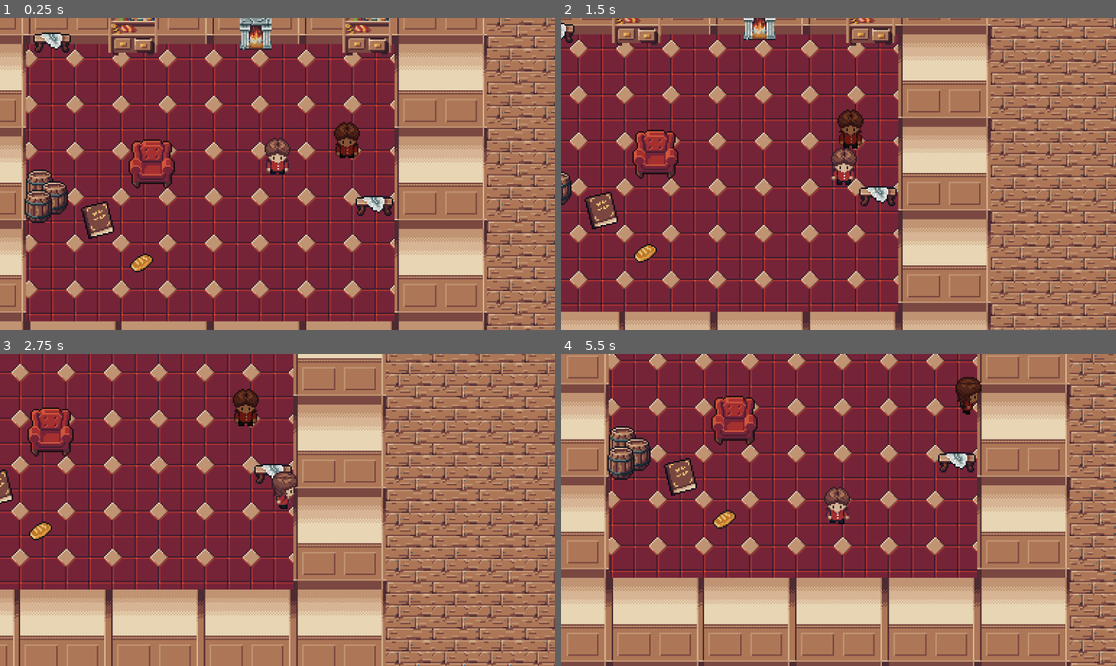
Above: before the commit, frames 1-4 (two rows, left to right).
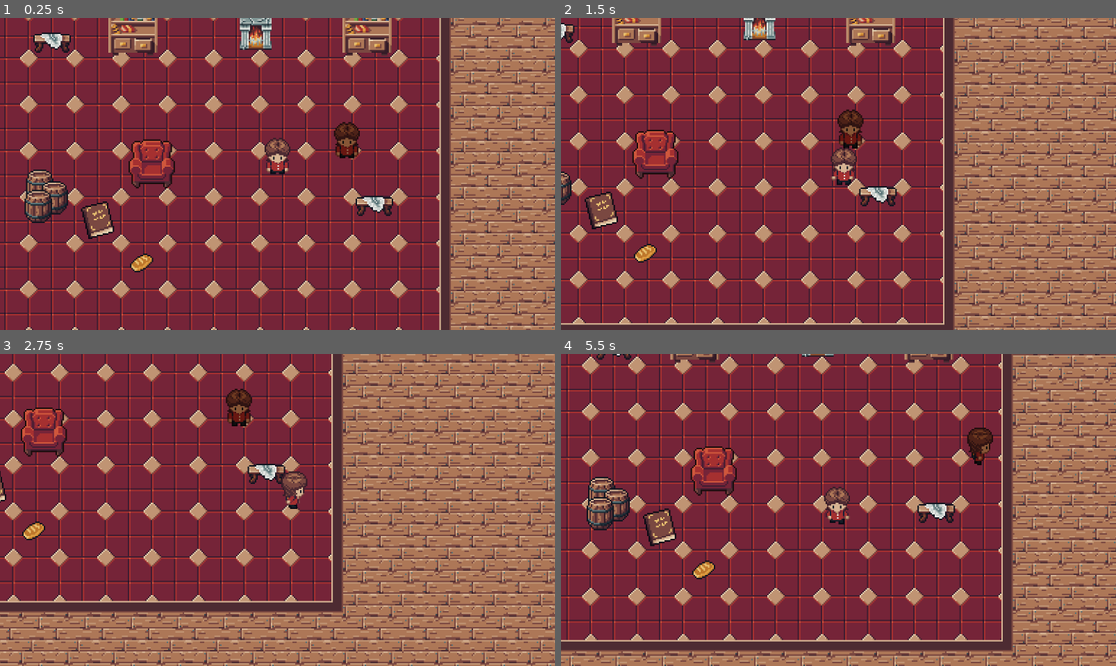
Above: after the commit, the same moments.

Repository: peterakerblom/hoblib
Game: Godot game, scene res://scenes/level.tscn
The game is run twice, just before and just after one commit, with the same random seed, the same clock (stepped at 60 frames per second) and the same inputs.
Inputs:
- Up to frame 1 (0.25 s): no input
- Up to frame 2 (1.5 s): hold Right (right) 0.53-1.28 s; tap E (interact) at 0.6, 1.35 s; hold Down (down) from 1.28 s (still down)
- Up to frame 3 (2.75 s): release Down (down) at 2.03 s; hold Right (right) from 2.03 s (still down); tap E (interact) at 2.1 s
- Up to frame 4 (5.5 s): release Right (right) at 2.78 s; hold Up (up) 2.78-3.53 s; tap E (interact) every 0.75 s from 2.85 to 5.1 s; hold Left (left) 3.53-5.03 s; hold Down (down) from 5.03 s (still down)

The runs differ from the first frame. In frame 1, 24% of the frame differs, in the area x 0-88%, y 0-100%; in frame 2, 20%; in frame 3, 48%; in frame 4, 68%, in the area x 0-100%, y 0-100%.

Commit message:
walls and level

Diff:
--- a/scenes/level.tscn
+++ b/scenes/level.tscn
@@ -13,6 +13,12 @@
 [ext_resource type="PackedScene" uid="uid://crph7v8bvy8qr" path="res://scenes/static_objects/barrel.tscn" id="8_nbml1"]
 [ext_resource type="PackedScene" uid="uid://cbw3o53ayiuvn" path="res://scenes/static_objects/wall_up.tscn" id="8_t1y8k"]
 [ext_resource type="PackedScene" uid="uid://b1rhomfnv0yvu" path="res://scenes/interactables/bread_pickup.tscn" id="9_rpg2d"]
+[ext_resource type="PackedScene" uid="uid://b1vefajqhv0k0" path="res://scenes/static_objects/wall_side.tscn" id="14_gunhw"]
+[ext_resource type="PackedScene" uid="uid://b58ddmlh3dita" path="res://scenes/static_objects/wall_down.tscn" id="15_8gofh"]
+[ext_resource type="PackedScene" uid="uid://sknb057v1358" path="res://scenes/static_objects/wall_right_down.tscn" id="16_h6wmr"]
+[ext_resource type="PackedScene" uid="uid://bpmoaaqyfdjfv" path="res://scenes/static_objects/wall_left_up.tscn" id="17_pqd0y"]
+[ext_resource type="PackedScene" uid="uid://cvycriytsbhsp" path="res://scenes/static_objects/wall_left_down.tscn" id="18_5k0ak"]
+[ext_resource type="PackedScene" uid="uid://cqg0co7824yxv" path="res://scenes/static_objects/wall_right_up.tscn" id="19_wu01b"]
 
 [sub_resource type="TileSetAtlasSource" id="TileSetAtlasSource_e65ai"]
 texture = ExtResource("1_sh2hu")
@@ -110,56 +116,56 @@
 y_sort_enabled = true
 position = Vector2(-30, 26)
 
-[node name="WallUp3" parent="walls" unique_id=1095366849 instance=ExtResource("8_t1y8k")]
-position = Vector2(541, 185)
-
 [node name="WallUp4" parent="walls" unique_id=2036135600 instance=ExtResource("8_t1y8k")]
-position = Vector2(349, 185)
+position = Vector2(352, 165)
 
 [node name="WallUp5" parent="walls" unique_id=1641473290 instance=ExtResource("8_t1y8k")]
-position = Vector2(286, 185)
-
-[node name="WallUp6" parent="walls" unique_id=1278886637 instance=ExtResource("8_t1y8k")]
-position = Vector2(222, 185)
+position = Vector2(288, 165)
 
 [node name="WallUp7" parent="walls" unique_id=413520940 instance=ExtResource("8_t1y8k")]
-position = Vector2(413, 185)
+position = Vector2(416, 165)
 
 [node name="WallUp8" parent="walls" unique_id=24729882 instance=ExtResource("8_t1y8k")]
-position = Vector2(477, 185)
+position = Vector2(480, 165)
 
-[node name="WallUp11" parent="walls" unique_id=1136481819 instance=ExtResource("8_t1y8k")]
-position = Vector2(541, 441)
+[node name="WallUp" parent="walls" unique_id=252392002 instance=ExtResource("14_gunhw")]
+position = Vector2(224, 293)
 
-[node name="WallUp12" parent="walls" unique_id=1512859695 instance=ExtResource("8_t1y8k")]
-position = Vector2(349, 441)
+[node name="WallUp2" parent="walls" unique_id=1702490321 instance=ExtResource("14_gunhw")]
+position = Vector2(224, 357)
 
-[node name="WallUp13" parent="walls" unique_id=310424767 instance=ExtResource("8_t1y8k")]
-position = Vector2(286, 441)
+[node name="WallUp3" parent="walls" unique_id=499881725 instance=ExtResource("15_8gofh")]
+position = Vector2(288, 421)
 
-[node name="WallUp14" parent="walls" unique_id=892498020 instance=ExtResource("8_t1y8k")]
-position = Vector2(222, 441)
+[node name="WallUp6" parent="walls" unique_id=849614712 instance=ExtResource("15_8gofh")]
+position = Vector2(352, 421)
 
-[node name="WallUp15" parent="walls" unique_id=735465325 instance=ExtResource("8_t1y8k")]
-position = Vector2(413, 441)
+[node name="WallUp9" parent="walls" unique_id=1758476288 instance=ExtResource("15_8gofh")]
+position = Vector2(416, 421)
 
-[node name="WallUp16" parent="walls" unique_id=1143429760 instance=ExtResource("8_t1y8k")]
-position = Vector2(477, 441)
+[node name="WallUp10" parent="walls" unique_id=1974661991 instance=ExtResource("15_8gofh")]
+position = Vector2(480, 421)
 
-[node name="WallUp17" parent="walls" unique_id=127000723 instance=ExtResource("8_t1y8k")]
-position = Vector2(222, 249)
+[node name="WallUp11" parent="walls" unique_id=1201506816 instance=ExtResource("16_h6wmr")]
+position = Vector2(544, 421)
 
-[node name="WallUp18" parent="walls" unique_id=1630292940 instance=ExtResource("8_t1y8k")]
-position = Vector2(222, 313)
+[node name="WallUp12" parent="walls" unique_id=1086366796 instance=ExtResource("17_pqd0y")]
+position = Vector2(224, 165)
 
-[node name="WallUp19" parent="walls" unique_id=2010107346 instance=ExtResource("8_t1y8k")]
-position = Vector2(222, 377)
+[node name="WallUp13" parent="walls" unique_id=1574175256 instance=ExtResource("14_gunhw")]
+position = Vector2(224, 229)
 
-[node name="WallUp" parent="walls" unique_id=199258458 instance=ExtResource("8_t1y8k")]
-position = Vector2(541, 249)
+[node name="WallUp14" parent="walls" unique_id=12090058 instance=ExtResource("18_5k0ak")]
+position = Vector2(224, 421)
 
-[node name="WallUp2" parent="walls" unique_id=1460619807 instance=ExtResource("8_t1y8k")]
-position = Vector2(541, 313)
+[node name="WallUp15" parent="walls" unique_id=1996103612 instance=ExtResource("14_gunhw")]
+position = Vector2(544, 357)
 
-[node name="WallUp9" parent="walls" unique_id=891766234 instance=ExtResource("8_t1y8k")]
-position = Vector2(541, 377)
+[node name="WallUp16" parent="walls" unique_id=1346976903 instance=ExtResource("14_gunhw")]
+position = Vector2(544, 293)
+
+[node name="WallUp17" parent="walls" unique_id=1729995341 instance=ExtResource("14_gunhw")]
+position = Vector2(544, 229)
+
+[node name="WallUp18" parent="walls" unique_id=2113298409 instance=ExtResource("19_wu01b")]
+position = Vector2(544, 165)
--- /dev/null
+++ b/scenes/static_objects/wall_down.tscn
@@ -0,0 +1,15 @@
+[gd_scene format=3 uid="uid://b58ddmlh3dita"]
+
+[ext_resource type="Texture2D" uid="uid://dpxng0dtuqstc" path="res://assets/tiles/hoblib_wall_down_64.png" id="1_6xaui"]
+
+[sub_resource type="RectangleShape2D" id="RectangleShape2D_r82s4"]
+size = Vector2(64, 8)
+
+[node name="WallUp" type="StaticBody2D" unique_id=252392002]
+
+[node name="Sprite2D" type="Sprite2D" parent="." unique_id=565845261]
+texture_filter = 1
+texture = ExtResource("1_6xaui")
+
+[node name="CollisionShape2D" type="CollisionShape2D" parent="." unique_id=200544107]
+shape = SubResource("RectangleShape2D_r82s4")
--- /dev/null
+++ b/scenes/static_objects/wall_left_down.tscn
@@ -0,0 +1,23 @@
+[gd_scene format=3 uid="uid://cvycriytsbhsp"]
+
+[ext_resource type="Texture2D" uid="uid://ba5mjthbvbi28" path="res://assets/tiles/hoblib_wall_left_down_64.png" id="1_a2ern"]
+
+[sub_resource type="RectangleShape2D" id="RectangleShape2D_r82s4"]
+size = Vector2(8, 36)
+
+[sub_resource type="RectangleShape2D" id="RectangleShape2D_ynxr4"]
+size = Vector2(28, 8)
+
+[node name="WallUp" type="StaticBody2D" unique_id=252392002]
+
+[node name="Sprite2D" type="Sprite2D" parent="." unique_id=565845261]
+texture_filter = 1
+texture = ExtResource("1_a2ern")
+
+[node name="CollisionShape2D" type="CollisionShape2D" parent="." unique_id=200544107]
+position = Vector2(0, -14)
+shape = SubResource("RectangleShape2D_r82s4")
+
+[node name="CollisionShape2D2" type="CollisionShape2D" parent="." unique_id=1344350104]
+position = Vector2(18, 0)
+shape = SubResource("RectangleShape2D_ynxr4")
--- /dev/null
+++ b/scenes/static_objects/wall_left_up.tscn
@@ -0,0 +1,16 @@
+[gd_scene format=3 uid="uid://bpmoaaqyfdjfv"]
+
+[ext_resource type="Texture2D" uid="uid://d0hd01y74s7cw" path="res://assets/tiles/hoblib_wall_left_up_64.png" id="1_k1vhp"]
+
+[sub_resource type="RectangleShape2D" id="RectangleShape2D_r82s4"]
+size = Vector2(36, 64)
+
+[node name="WallUp" type="StaticBody2D" unique_id=252392002]
+
+[node name="Sprite2D" type="Sprite2D" parent="." unique_id=565845261]
+texture_filter = 1
+texture = ExtResource("1_k1vhp")
+
+[node name="CollisionShape2D" type="CollisionShape2D" parent="." unique_id=200544107]
+position = Vector2(14, 0)
+shape = SubResource("RectangleShape2D_r82s4")
--- /dev/null
+++ b/scenes/static_objects/wall_right_down.tscn
@@ -0,0 +1,23 @@
+[gd_scene format=3 uid="uid://sknb057v1358"]
+
+[ext_resource type="Texture2D" uid="uid://d2efgcm062w3s" path="res://assets/tiles/hoblib_wall_right_down_64.png" id="1_xc713"]
+
+[sub_resource type="RectangleShape2D" id="RectangleShape2D_r82s4"]
+size = Vector2(8, 36)
+
+[sub_resource type="RectangleShape2D" id="RectangleShape2D_ynxr4"]
+size = Vector2(28, 8)
+
+[node name="WallUp" type="StaticBody2D" unique_id=252392002]
+
+[node name="Sprite2D" type="Sprite2D" parent="." unique_id=565845261]
+texture_filter = 1
+texture = ExtResource("1_xc713")
+
+[node name="CollisionShape2D" type="CollisionShape2D" parent="." unique_id=200544107]
+position = Vector2(0, -14)
+shape = SubResource("RectangleShape2D_r82s4")
+
+[node name="CollisionShape2D2" type="CollisionShape2D" parent="." unique_id=1344350104]
+position = Vector2(-18, 0)
+shape = SubResource("RectangleShape2D_ynxr4")
--- /dev/null
+++ b/scenes/static_objects/wall_right_up.tscn
@@ -0,0 +1,16 @@
+[gd_scene format=3 uid="uid://cqg0co7824yxv"]
+
+[ext_resource type="Texture2D" uid="uid://g1kog638nq6a" path="res://assets/tiles/hoblib_wall_right_up_64.png" id="1_5h6ww"]
+
+[sub_resource type="RectangleShape2D" id="RectangleShape2D_r82s4"]
+size = Vector2(36, 64)
+
+[node name="WallUp" type="StaticBody2D" unique_id=252392002]
+
+[node name="Sprite2D" type="Sprite2D" parent="." unique_id=565845261]
+texture_filter = 1
+texture = ExtResource("1_5h6ww")
+
+[node name="CollisionShape2D" type="CollisionShape2D" parent="." unique_id=200544107]
+position = Vector2(-14, 0)
+shape = SubResource("RectangleShape2D_r82s4")
--- /dev/null
+++ b/scenes/static_objects/wall_side.tscn
@@ -0,0 +1,15 @@
+[gd_scene format=3 uid="uid://b1vefajqhv0k0"]
+
+[ext_resource type="Texture2D" uid="uid://ci5f7i3ec783s" path="res://assets/tiles/hoblib_wall_side_64.png" id="1_hxkdi"]
+
+[sub_resource type="RectangleShape2D" id="RectangleShape2D_r82s4"]
+size = Vector2(8, 64)
+
+[node name="WallUp" type="StaticBody2D" unique_id=252392002]
+
+[node name="Sprite2D" type="Sprite2D" parent="." unique_id=565845261]
+texture_filter = 1
+texture = ExtResource("1_hxkdi")
+
+[node name="CollisionShape2D" type="CollisionShape2D" parent="." unique_id=200544107]
+shape = SubResource("RectangleShape2D_r82s4")
Binary file added: assets/tiles/hoblib_wall_64 (kopia).png
Not shown, added: assets/tiles/hoblib_wall_64 (kopia).png.import
Binary file added: assets/tiles/hoblib_wall_down_64.png
Not shown, added: assets/tiles/hoblib_wall_down_64.png.import
Binary file added: assets/tiles/hoblib_wall_left_down_64.png
Not shown, added: assets/tiles/hoblib_wall_left_down_64.png.import
Binary file added: assets/tiles/hoblib_wall_left_up_64.png
Not shown, added: assets/tiles/hoblib_wall_left_up_64.png.import
Binary file added: assets/tiles/hoblib_wall_right_down_64.png
Not shown, added: assets/tiles/hoblib_wall_right_down_64.png.import
Binary file added: assets/tiles/hoblib_wall_right_up_64.png
Not shown, added: assets/tiles/hoblib_wall_right_up_64.png.import
(and 2 more such lines)
